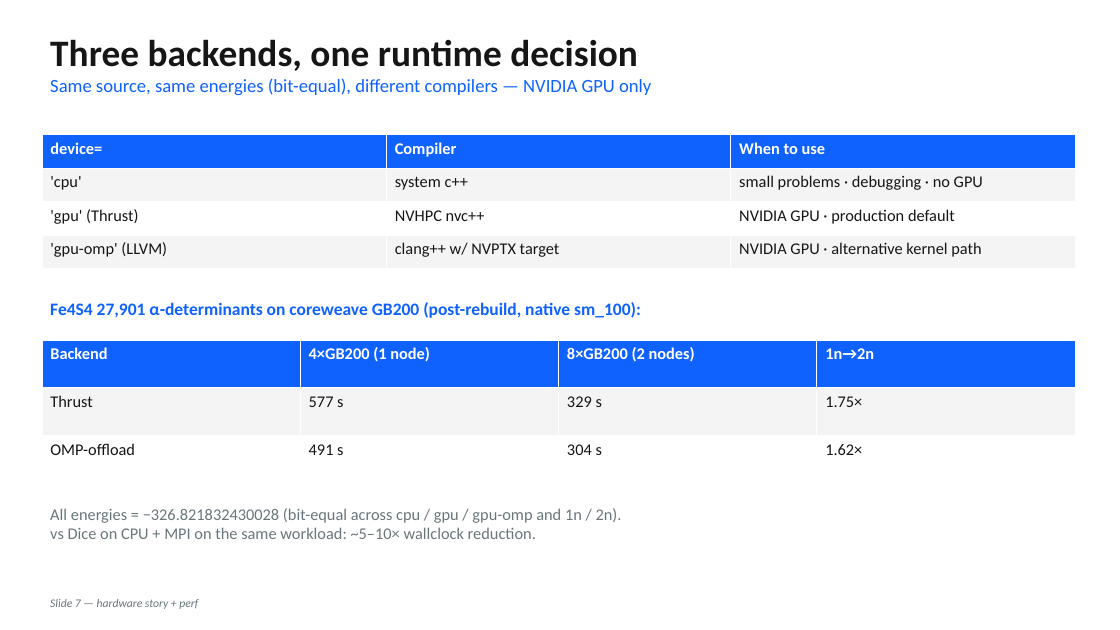
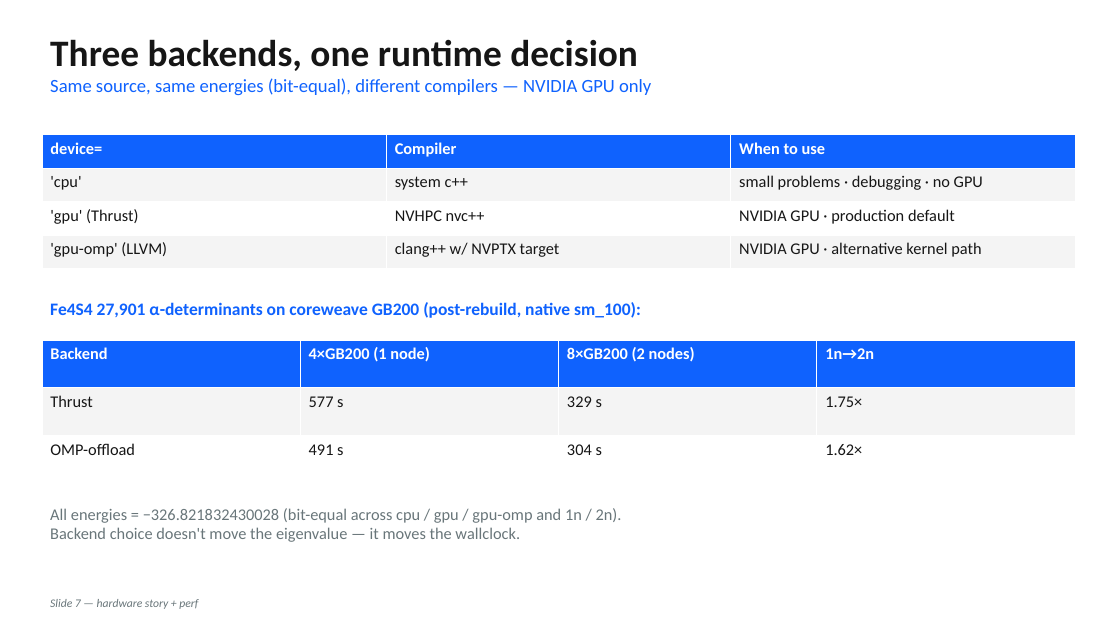
Before and after one commit to hfwen0502/sbd, a slide deck: slide 7 of .github/SBD_PYTHON_DECK.pptx. Drawn at 1120x630 pixels with LibreOffice and Linux fonts; fonts in the diff are those of the drawing. Boxes give left, top, right and bottom in pixels: in the first picture for what was removed or moved away, otherwise in the second. Text is boxed around its words. In the diff, an @@ line names an element or a change of style, - is before the commit and + after.

```diff
--- a/.github/SBD_PYTHON_DECK.pptx
+++ b/.github/SBD_PYTHON_DECK.pptx
@@ text at box(50, 527, 520, 542): text changed @@
-vs Dice on CPU + MPI on the same workload: ~5–10× wallclock reduction.
+Backend choice doesn't move the eigenvalue — it moves the wallclock.
```
Also in this commit, not shown: 2 other files.
